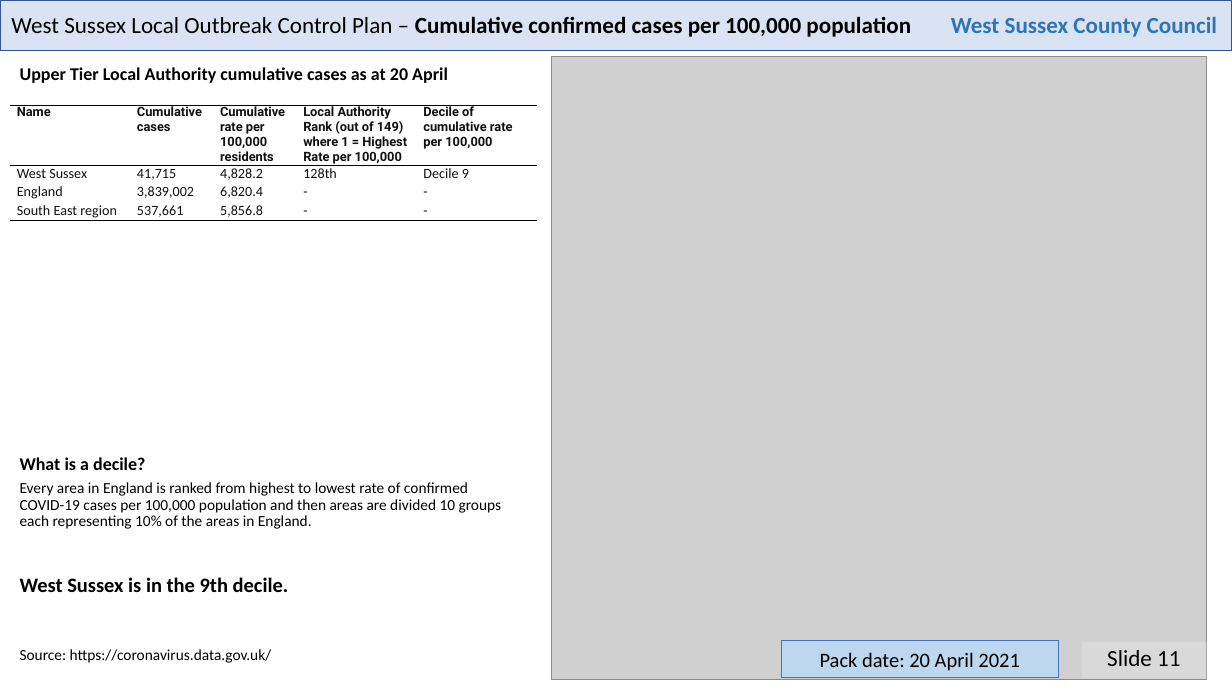
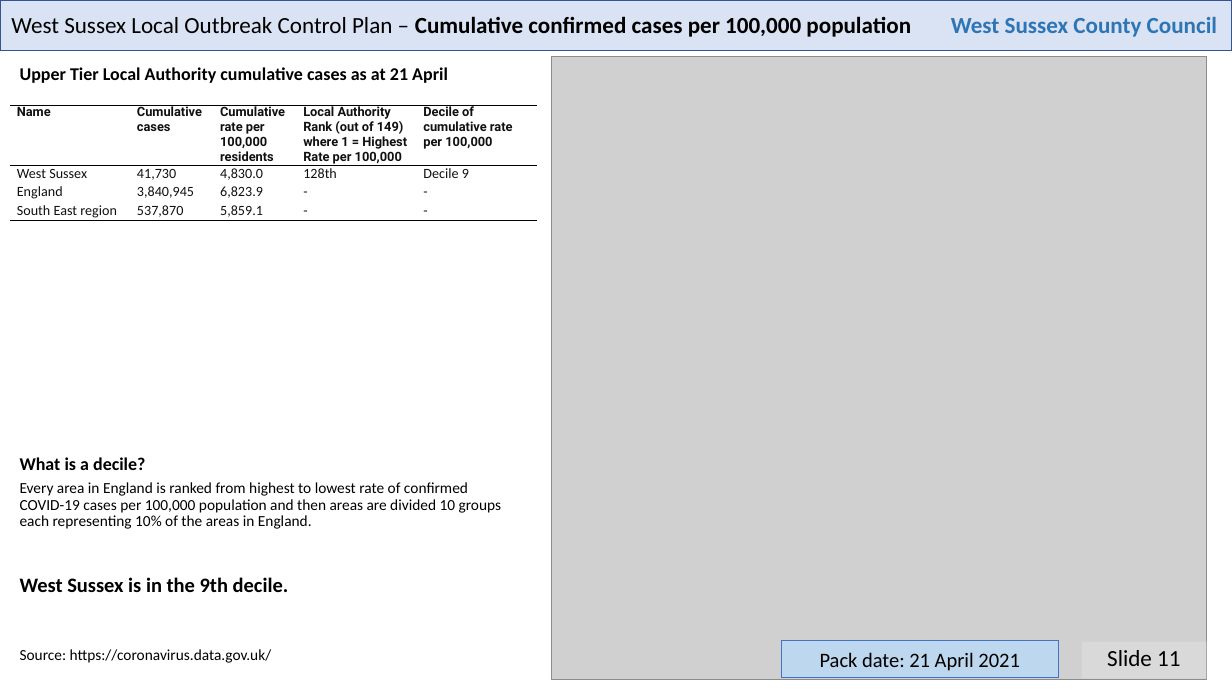
Before and after one commit to psychty/wsx_covid_datapack_public, a slide deck: slide 11 of Latest_West_Sussex_C19_slide_deck.pptx. Drawn at 1232x693 pixels with LibreOffice and Linux fonts; fonts in the diff are those of the drawing; grey boxes stand for pictures. Boxes give left, top, right and bottom in pixels: in the first picture for what was removed or moved away, otherwise in the second. Text is boxed around its words. In the diff, an @@ line names an element or a change of style, - is before the commit and + after.

Commit message:
April 21

```diff
--- a/Latest_West_Sussex_C19_slide_deck.pptx
+++ b/Latest_West_Sussex_C19_slide_deck.pptx
@@ text at (x1=20, y1=67, x2=448, y2=83): text changed @@
-Upper Tier Local Authority cumulative cases as at 20 April
+Upper Tier Local Authority cumulative cases as at 21 April
@@ table at (x1=10, y1=105, x2=537, y2=361) @@
-row 2, column 2: 41,715
+row 2, column 2: 41,730
-row 2, column 3: 4,828.2
+row 2, column 3: 4,830.0
-row 3, column 2: 3,839,002
+row 3, column 2: 3,840,945
-row 3, column 3: 6,820.4
+row 3, column 3: 6,823.9
-row 4, column 2: 537,661
+row 4, column 2: 537,870
-row 4, column 3: 5,856.8
+row 4, column 3: 5,859.1
@@ text in rectangle at (x1=820, y1=652, x2=1019, y2=671): text changed @@
-Pack date: 20 April 2021
+Pack date: 21 April 2021
```
Also in this commit, not shown: 21 other slides changed, 51 other files.
